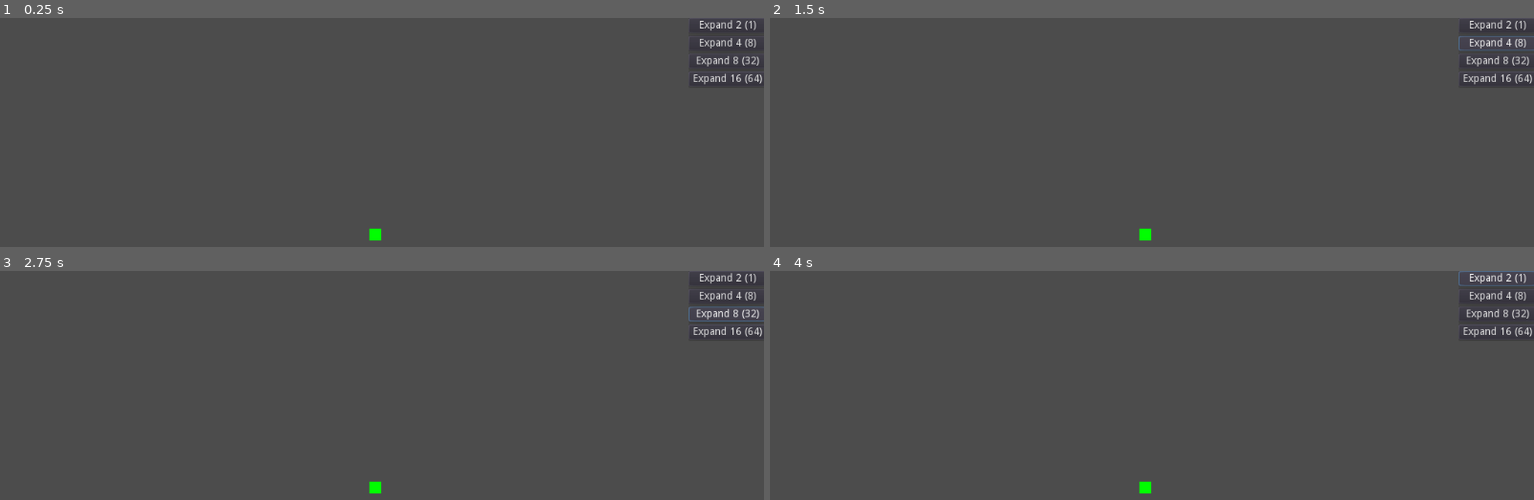
Above: before the commit, frames 1-4 (two rows, left to right).
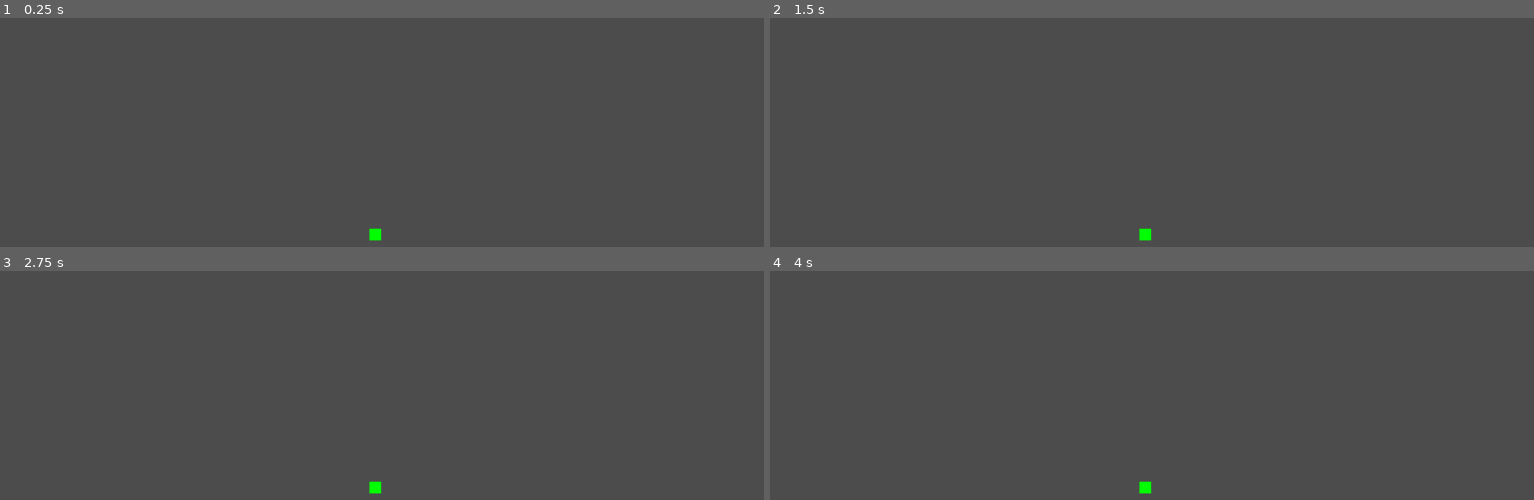
Above: after the commit, the same moments.

Repository: marschium/nonogram-idle
Game: Godot game, scene res://scenes/Main.tscn
Two runs of this game, one before a commit and one after it. Both use one fixed random seed, a clock stepped at 60 frames per second and the inputs below. The project has no main scene, so this scene is started directly.
Inputs (mouse positions are in pixels of both pictures, inside the frame that each line leads up to):
- Up to frame 1 (0.25 s): no input
- Up to frame 2 (1.5 s): click (1495, 24) at 0.5 s, where only the run before the commit has a clickable "Expand 2 (1)"; click (1495, 43) at 1.25 s, where only the run before the commit has a clickable "Expand 4 (8)"
- Up to frame 3 (2.75 s): click (725, 314) at 2 s, where only the run before the commit has a clickable "Expand 8 (32)"
- Up to frame 4 (4 s): click (1495, 332) at 2.75 s, where only the run before the commit has a clickable "Expand 16 (64)"; click (1495, 277) at 3.5 s, where only the run before the commit has a clickable "Expand 2 (1)"

The runs differ from the first frame. In frame 1, 0.6% of the frame differs, in the area x 90-100%, y 0-30%; in frame 2, 0.7%; in frame 3, 0.7%; in frame 4, 0.7%.

Commit message:
wip on making grid sizes unavailble after buying bigger ones

Diff:
--- a/game/scenes/Main.gd
+++ b/game/scenes/Main.gd
@@ -3,6 +3,7 @@
 export var enable_autoclicker = false
 
 var score = 0
+
 
 func toggle_autoclicker(enabled):
 	$Autoclicker.set_process(enabled)
@@ -16,18 +17,10 @@
 # Called when the node enters the scene tree for the first time.
 func _ready():
 	toggle_autoclicker(enable_autoclicker)
-	$CanvasLayer/UpgradeControl.add_expand_grid_upgrade(2, 1)
-	$CanvasLayer/UpgradeControl.add_expand_grid_upgrade(4, 8)
-	$CanvasLayer/UpgradeControl.add_expand_grid_upgrade(8, 32)
-	$CanvasLayer/UpgradeControl.add_expand_grid_upgrade(16, 64)
 	for p in $Patterns.get_children():
 		$Gameboard.connect("tile_changed", p, "_on_Gameboard_tile_changed")
 		$Gameboard.connect("complete", p, "_on_Gameboard_complete")
 		p.connect("matched", self, "_on_Pattern_matched", [p])
-
-func _on_Gameboard_tile_changed(tile):
-	score += 1
-	$ScoreLabel.text = "dots: %s" % score
 
 func _on_Autoclicker_click(x, y, color):
 	$Gameboard.change_dot(x, y, color)
@@ -56,8 +49,23 @@
 	$ScoreLabel.text = "dots: %s" % score
 
 func _on_UpgradeControl_expand_grid_upgrade(new_size, cost, control):
-	# TODO remove the button/update ui if enough dots
-	if score >= cost:
-		score -= cost
+	if $Upgrades.buy_expand_upgrade(new_size):
 		control.queue_free()
 		$Gameboard.reset_board(new_size)
+
+func _on_Upgrades_score_increased(new_value):
+	$ScoreLabel.text = "dots: %s" % new_value
+
+func _on_Upgrades_expand_board_upgrade_unavailable(size):
+	print_debug("unavailable %d" % size)
+	$CanvasLayer/UpgradeControl.remove_expand_grid_upgrade(size)
+
+func _on_Upgrades_expand_board_upgrade_available(size, cost):
+	print_debug("available %d" % size)
+	$CanvasLayer/UpgradeControl.add_expand_grid_upgrade(size, cost)
+
+func _on_Gameboard_tile_changed(tile):
+	$Upgrades.increase_score()
+
+func _on_Upgrades_expand_board_upgrade_active(size, cost):
+	pass
--- a/game/scenes/Main.tscn
+++ b/game/scenes/Main.tscn
@@ -1,13 +1,17 @@
-[gd_scene load_steps=6 format=2]
+[gd_scene load_steps=7 format=2]
 
 [ext_resource path="res://scenes/Gameboard.tscn" type="PackedScene" id=1]
 [ext_resource path="res://scenes/Main.gd" type="Script" id=2]
 [ext_resource path="res://scenes/Autoclicker.tscn" type="PackedScene" id=3]
 [ext_resource path="res://scenes/Pattern.gd" type="Script" id=4]
 [ext_resource path="res://scenes/UpgradeControl.gd" type="Script" id=5]
+[ext_resource path="res://scenes/Upgrades.gd" type="Script" id=6]
 
 [node name="Main" type="Node2D"]
 script = ExtResource( 2 )
+
+[node name="Upgrades" type="Node2D" parent="."]
+script = ExtResource( 6 )
 
 [node name="Gameboard" parent="." instance=ExtResource( 1 )]
 
@@ -60,6 +64,10 @@
 
 [node name="VBoxContainer" type="VBoxContainer" parent="CanvasLayer/UpgradeControl/ScrollContainer"]
 
+[connection signal="expand_board_upgrade_active" from="Upgrades" to="." method="_on_Upgrades_expand_board_upgrade_active"]
+[connection signal="expand_board_upgrade_available" from="Upgrades" to="." method="_on_Upgrades_expand_board_upgrade_available"]
+[connection signal="expand_board_upgrade_unavailable" from="Upgrades" to="." method="_on_Upgrades_expand_board_upgrade_unavailable"]
+[connection signal="score_increased" from="Upgrades" to="." method="_on_Upgrades_score_increased"]
 [connection signal="complete" from="Gameboard" to="." method="_on_Gameboard_complete"]
 [connection signal="tile_changed" from="Gameboard" to="." method="_on_Gameboard_tile_changed"]
 [connection signal="tile_clicked" from="Gameboard" to="." method="_on_Gameboard_tile_clicked"]
--- a/game/scenes/UpgradeControl.gd
+++ b/game/scenes/UpgradeControl.gd
@@ -8,9 +8,15 @@
 
 func add_expand_grid_upgrade(size, cost):
 	var b = Button.new()
+	b.name = "%s" % size
 	b.text = "Expand %d (%d)" % [size, cost]
 	b.connect("pressed", self, "_on_ExpandGridButton_pressed", [b, size, cost])
 	$ScrollContainer/VBoxContainer.add_child(b)
 
+func remove_expand_grid_upgrade(size):
+	for b in $ScrollContainer/VBoxContainer.get_children():
+		if b.name == "%s" % size:
+			b.queue_free()
+
 func _on_ExpandGridButton_pressed(button, new_size, cost):
 	emit_signal("expand_grid_upgrade", new_size, cost, button)
--- /dev/null
+++ b/game/scenes/Upgrades.gd
@@ -0,0 +1,54 @@
+extends Node2D
+
+signal score_increased(new_value)
+signal expand_board_upgrade_available(size, cost)
+signal expand_board_upgrade_active(size, cost)
+signal expand_board_upgrade_unavailable(size)
+
+
+var score = 0
+# TODO these would be in a save file or something
+var unavilable_expand_upgrades = Dictionary()  # size -> cost
+var available_expand_upgrades = Dictionary()  # size -> cost
+
+func _ready():
+	unavilable_expand_upgrades[2] = 1
+	unavilable_expand_upgrades[4] = 8
+	unavilable_expand_upgrades[8] = 32
+	unavilable_expand_upgrades[16] = 64
+
+func increase_score():
+	score += 1
+	emit_signal("score_increased", score)
+
+	var just_added = []
+	var biggest_unlocked = -1
+	for sz in unavilable_expand_upgrades.keys():
+		var cost = unavilable_expand_upgrades[sz]
+		if cost <= score:
+			just_added.append([sz, cost])
+			if sz > biggest_unlocked:
+				biggest_unlocked = sz
+
+	for sz_cost in just_added:
+		unavilable_expand_upgrades.erase(sz_cost[0])
+		available_expand_upgrades[sz_cost[0]] = sz_cost[1]
+		emit_signal("expand_board_upgrade_available", sz_cost[0], sz_cost[1])
+
+func buy_expand_upgrade(size):
+	var cost = available_expand_upgrades[size]
+	if score < cost:
+		return false
+
+	score -= cost
+	# disable anything that is smaller
+	var just_disabled = []
+	for sz in available_expand_upgrades.keys():
+		if sz <= size:
+			just_disabled.append(sz)
+
+	for sz in just_disabled:
+		available_expand_upgrades.erase(sz)
+		emit_signal("expand_board_upgrade_unavailable", sz)
+	emit_signal("expand_board_upgrade_active", size)
+	return true
